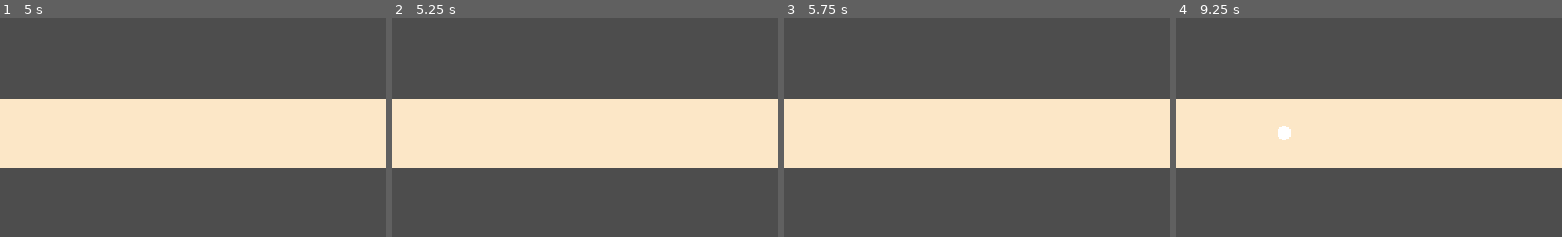
Above: before the commit, frames 1-4 (left to right).
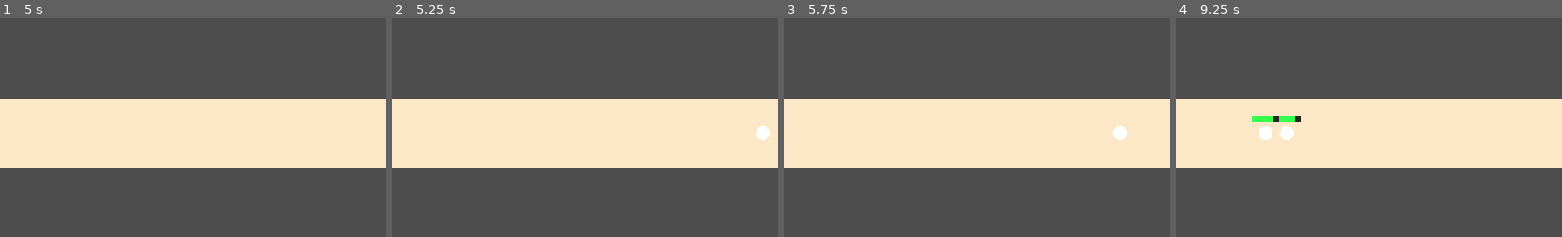
Above: after the commit, the same moments.

Repository: AlexJMohr/waves-lanes-game
Game: Godot game, scene res://main.tscn
Two runs of this game, one before a commit and one after it. Both use one fixed random seed, a clock stepped at 60 frames per second and the inputs below.
Inputs:
- Up to frame 1 (5 s): tap Enter at 0.5, 2, 3.5 s; tap Space at 1.25, 2.75, 4.25 s
- Up to frame 2 (5.25 s): click "Melee ($5)" at 5 s
- Up to frame 3 (5.75 s): no input
- Up to frame 4 (9.25 s): no input
The pictures show only the part of the screen within x 41-91%, y 26-75%; the shares and areas given below are measured in that part.

Frame 1 is identical in both runs. In frame 2, 0.2% of the frame differs, in the area x 94-98%, y 49-56%; in frame 3, 0.2%; in frame 4, 0.6%, in the area x 19-33%, y 44-56%.

Commit message:
Add scripted enemy wave spawner with code-defined levels (#6)

Diff:
--- /dev/null
+++ b/enemy_spawner.gd
@@ -0,0 +1,13 @@
+extends Node
+
+@export var lane: Node
+@export var spawn_interval: float = 0.4
+
+
+func _ready() -> void:
+	var level := Levels.LEVELS[0]
+	for wave in level:
+		await get_tree().create_timer(wave.delay).timeout
+		for data in wave.units:
+			lane.spawn(Unit.Team.ENEMY, data)
+			await get_tree().create_timer(spawn_interval).timeout
--- /dev/null
+++ b/levels.gd
@@ -0,0 +1,14 @@
+class_name Levels
+
+const MELEE = preload("res://melee_unit.tres")
+const RANGED = preload("res://ranged_unit.tres")
+
+# array of levels, each item is array of waves
+const LEVELS = [
+	# Level 1
+	[
+		{ delay = 5.0, units = [MELEE] },
+		{ delay = 6.0, units = [MELEE, MELEE] },
+		{ delay = 6.0, units = [MELEE, RANGED] },
+	],
+]
--- a/main.tscn
+++ b/main.tscn
@@ -3,6 +3,7 @@
 [ext_resource type="Script" uid="uid://cfpt82ppruaxd" path="res://main.gd" id="1_h2yge"]
 [ext_resource type="Script" uid="uid://blniwi0vm2asg" path="res://ui.gd" id="1_ig7tw"]
 [ext_resource type="PackedScene" uid="uid://c84r1qni21ae5" path="res://lane.tscn" id="2_0xm2m"]
+[ext_resource type="Script" uid="uid://dtc2wb8j8lq8q" path="res://enemy_spawner.gd" id="4_1bvp3"]
 
 [node name="Main" type="Node2D" unique_id=1519522500]
 script = ExtResource("1_h2yge")
@@ -31,3 +32,7 @@
 
 [node name="Lane" parent="." unique_id=592448107 instance=ExtResource("2_0xm2m")]
 position = Vector2(104, 277)
+
+[node name="EnemySpawner" type="Node" parent="." unique_id=370410587 node_paths=PackedStringArray("lane")]
+script = ExtResource("4_1bvp3")
+lane = NodePath("../Lane")
Not shown, added: enemy_spawner.gd.uid
Not shown, added: levels.gd.uid
